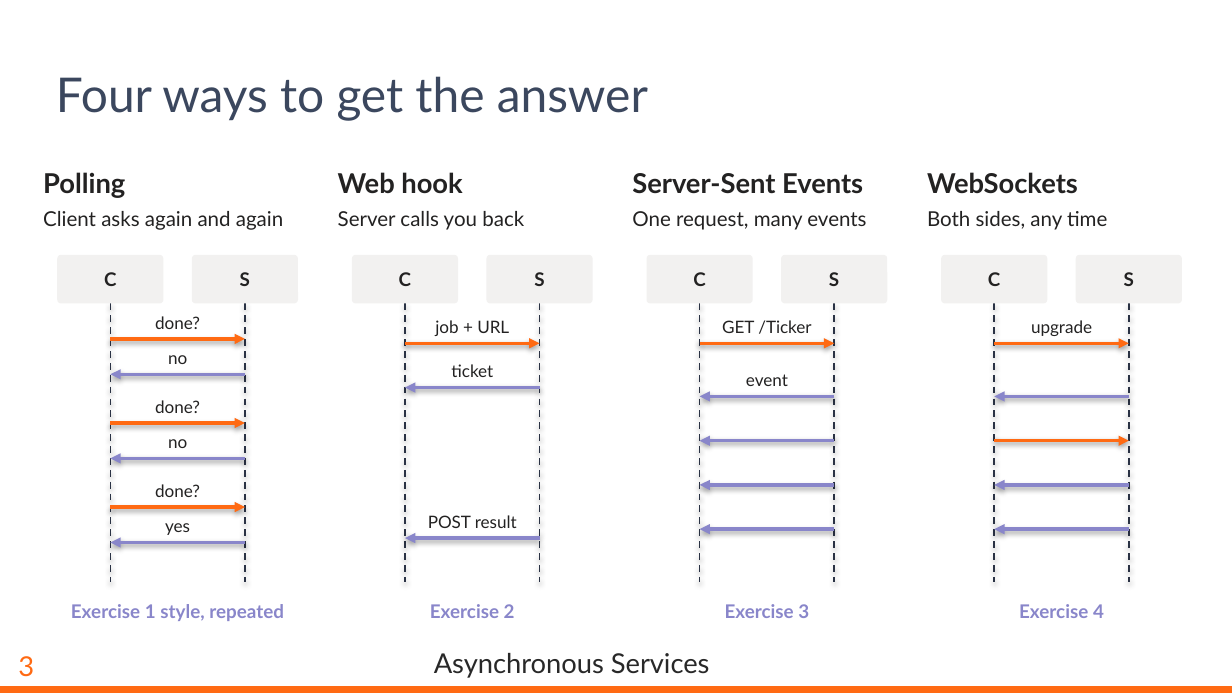
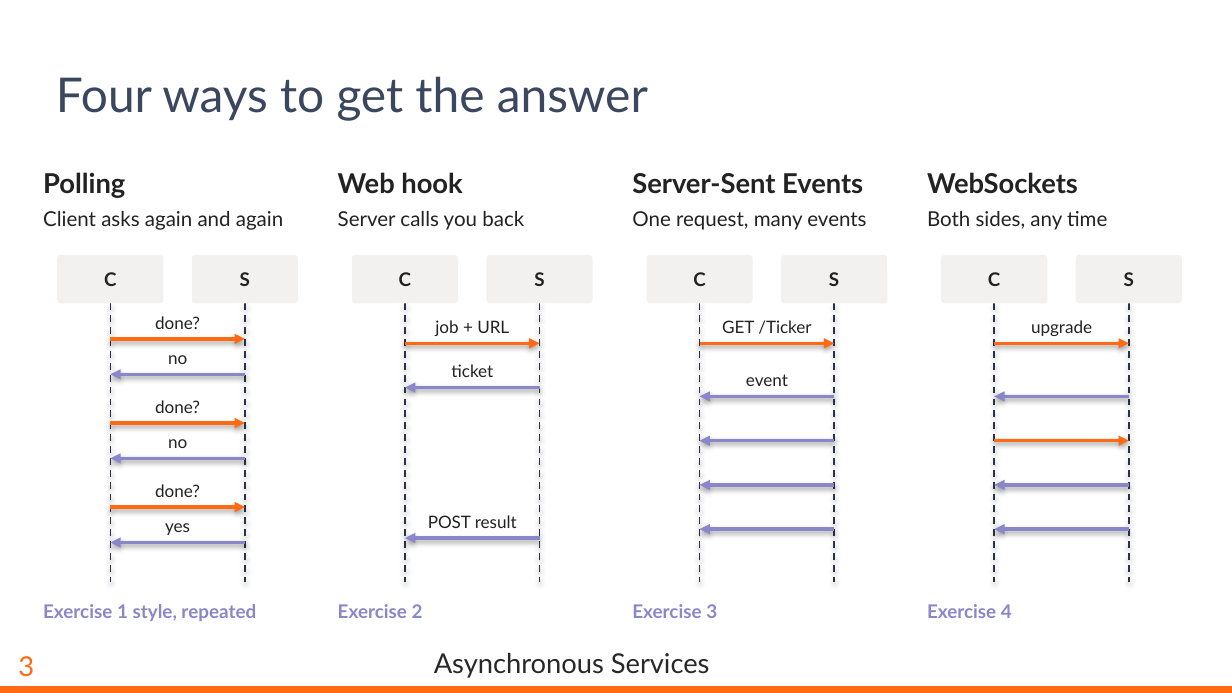
Before and after one commit to dyalog-training/2026-MP2, a slide deck: slide 4 of Presentation/AsynchronousServices.pptx. Drawn at 1232x693 pixels with LibreOffice and Linux fonts; fonts in the diff are those of the drawing; background and template pictures are left out. Boxes give left, top, right and bottom in pixels: in the first picture for what was removed or moved away, otherwise in the second. Text is boxed around its words. In the diff, an @@ line names an element or a change of style, - is before the commit and + after.

```diff
--- a/Presentation/AsynchronousServices.pptx
+++ b/Presentation/AsynchronousServices.pptx
@@ alignment centre to left in 4 elements at box(43, 604, 256, 621), box(338, 604, 423, 618), box(632, 604, 717, 618), box(927, 604, 1012, 618) @@
```
Also in this commit, not shown: 8 other slides changed, 29 other files.
